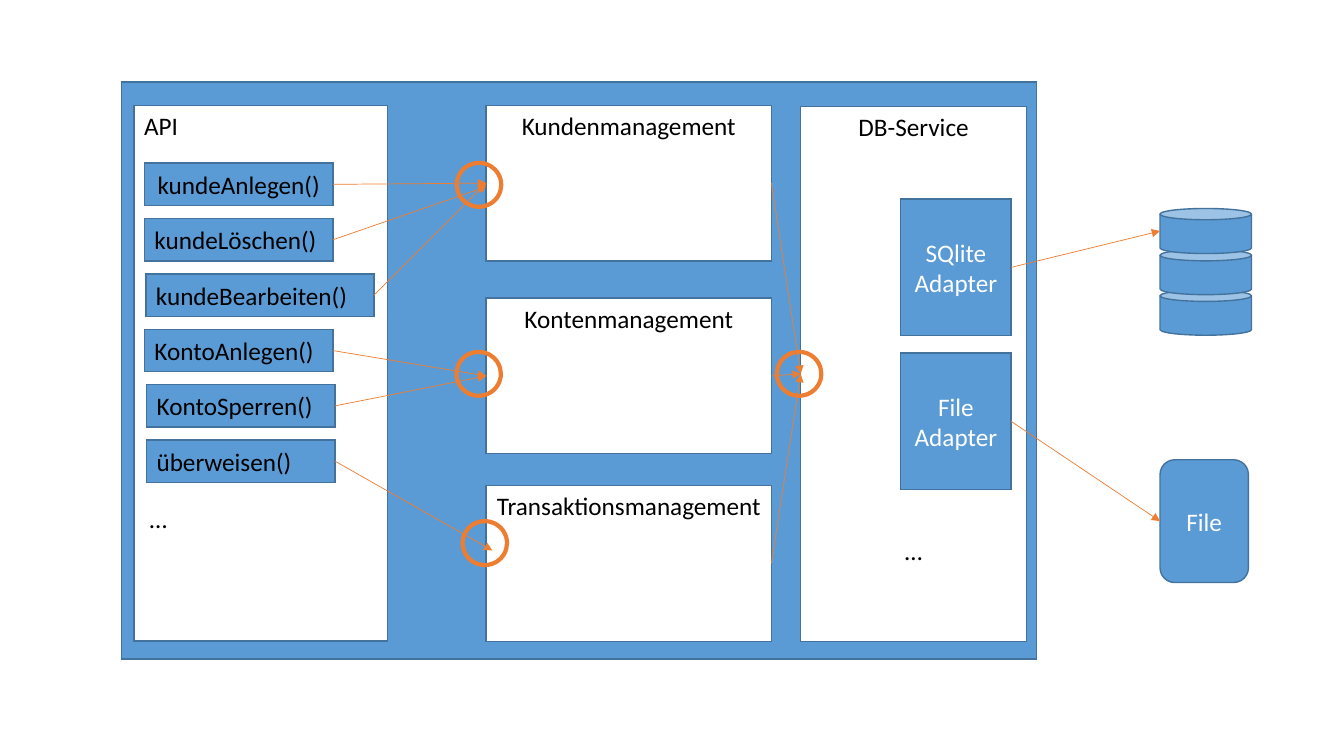
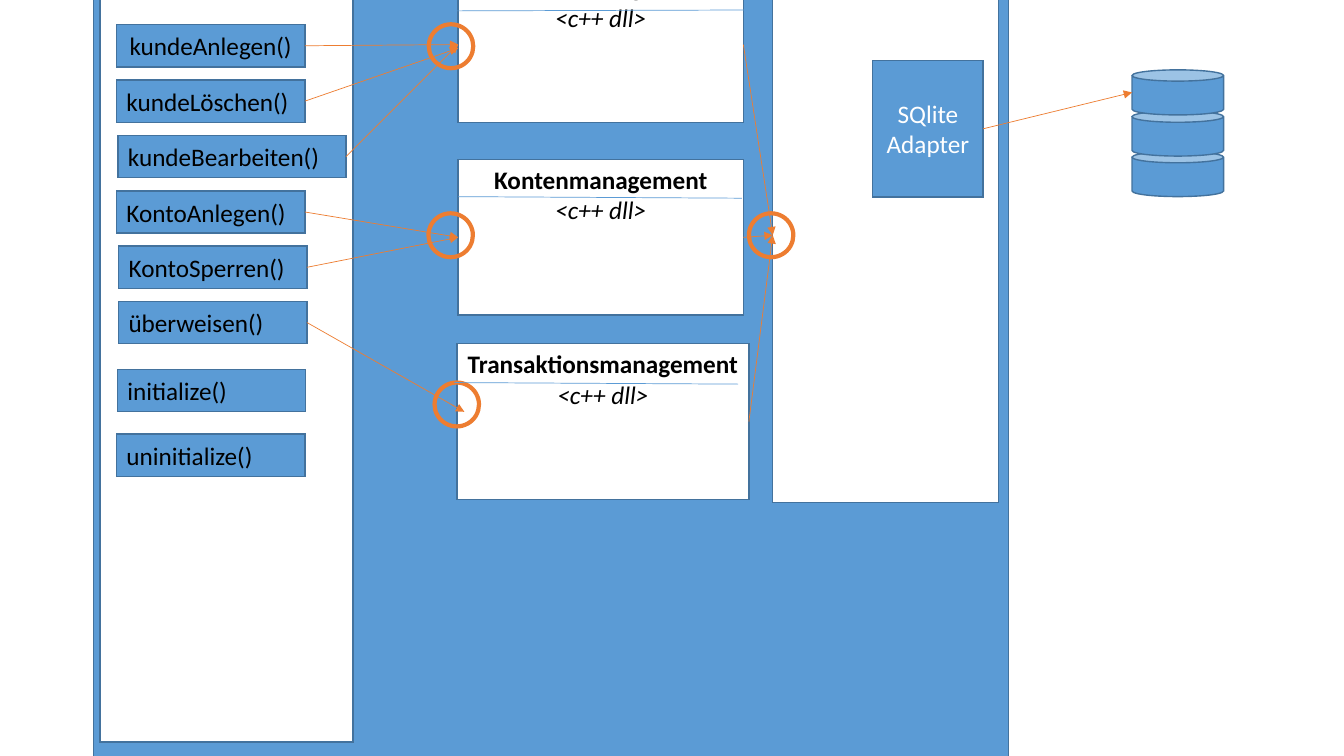
Before and after one commit to reikla/sst_bankkomponenten, a slide deck: slide 1 of doc/BankenDLL-Design.pptx. Drawn at 1344x756 pixels with LibreOffice and Linux fonts; fonts in the diff are those of the drawing. Boxes give left, top, right and bottom in pixels: in the first picture for what was removed or moved away, otherwise in the second. Text is boxed around its words. In the diff, an @@ line names an element or a change of style, - is before the commit and + after.

```diff
--- a/doc/BankenDLL-Design.pptx
+++ b/doc/BankenDLL-Design.pptx
@@ rectangle: place and size @@
-rectangle at [122, 83, 1037, 659]
+rectangle at [94, 0, 1009, 756]
@@ text in rectangle at [100, 0, 353, 742]: paragraph removed @@
-…
@@ rectangle "API": place and size @@
-rectangle "API" at [134, 105, 387, 641]
+rectangle "API" at [100, 0, 353, 742]
@@ line added from (457, 11) to (746, 10), #5B9BD5 0.5 pt @@
@@ rectangle "Kundenmanagement" at [459, 0, 744, 122]: bold on in "Kundenmanagement" @@
@@ text in rectangle at [555, 9, 646, 27]: paragraph added @@
+<c++ dll>
@@ text in rectangle at [773, 0, 999, 503]: paragraph removed @@
-…
@@ 6 rectangles, 5 arrows: place and size @@
-6 rectangles, 5 arrows at [144, 105, 771, 551]
+6 rectangles, 5 arrows at [117, 0, 744, 412]
@@ text in rectangle at [494, 172, 707, 194]: bold on in "Kontenmanagement" @@
@@ line added from (459, 197) to (742, 199), #5B9BD5 0.5 pt @@
@@ text in rectangle at [555, 201, 646, 219]: paragraph added @@
+<c++ dll>
@@ 4 rectangles, 4 arrows, 4 ellipses, 3 cylinders: place and size @@
-4 rectangles, 4 arrows, 4 ellipses, 3 cylinders at [146, 107, 1252, 642]
+4 rectangles, 4 arrows, 4 ellipses, 3 cylinders at [118, 0, 1224, 503]
@@ arrow moved from (771, 564) - (801, 374) to (749, 421) - (773, 235) @@
@@ rectangle "Transaktionsmanagement": place and size @@
-rectangle "Transaktionsmanagement" at [486, 486, 771, 641]
+rectangle "Transaktionsmanagement" at [457, 344, 749, 499]
@@ text in rectangle at [468, 355, 738, 378]: bold on in "Transaktionsmanagement" @@
@@ rectangle removed at [901, 353, 1011, 490] @@
-File
-Adapter
@@ rectangle added at [118, 369, 307, 411], fill #5B9BD5, outline #43739E 1 pt, 18 pt, text #000000 @@
+initialize()
@@ line added from (455, 383) to (738, 384), #5B9BD5 0.5 pt @@
@@ text in rectangle at [557, 383, 648, 404]: paragraph added @@
+<c++ dll>
@@ rectangle added at [117, 435, 306, 477], fill #5B9BD5, outline #43739E 1 pt, 18 pt, text #000000 @@
+uninitialize()
@@ arrow removed from (1011, 421) to (1160, 521) @@
@@ rounded rectangle removed at [1160, 460, 1249, 583] @@
-File
```
Also in this commit, not shown: 27 other files.
